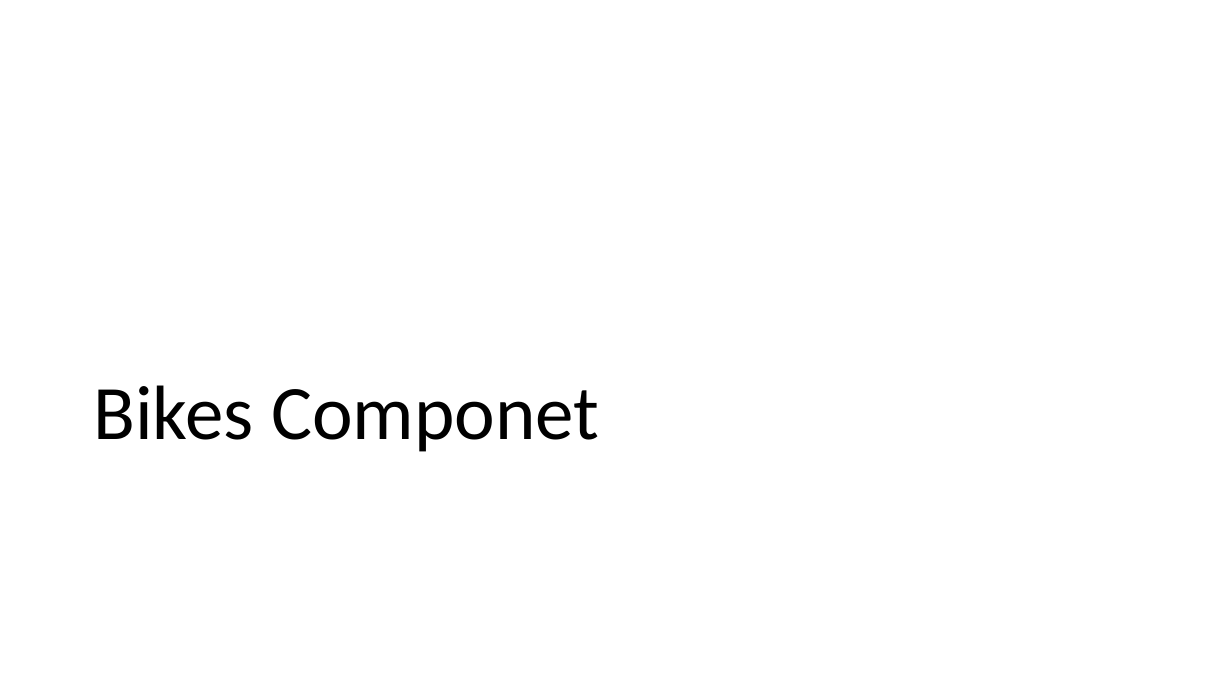
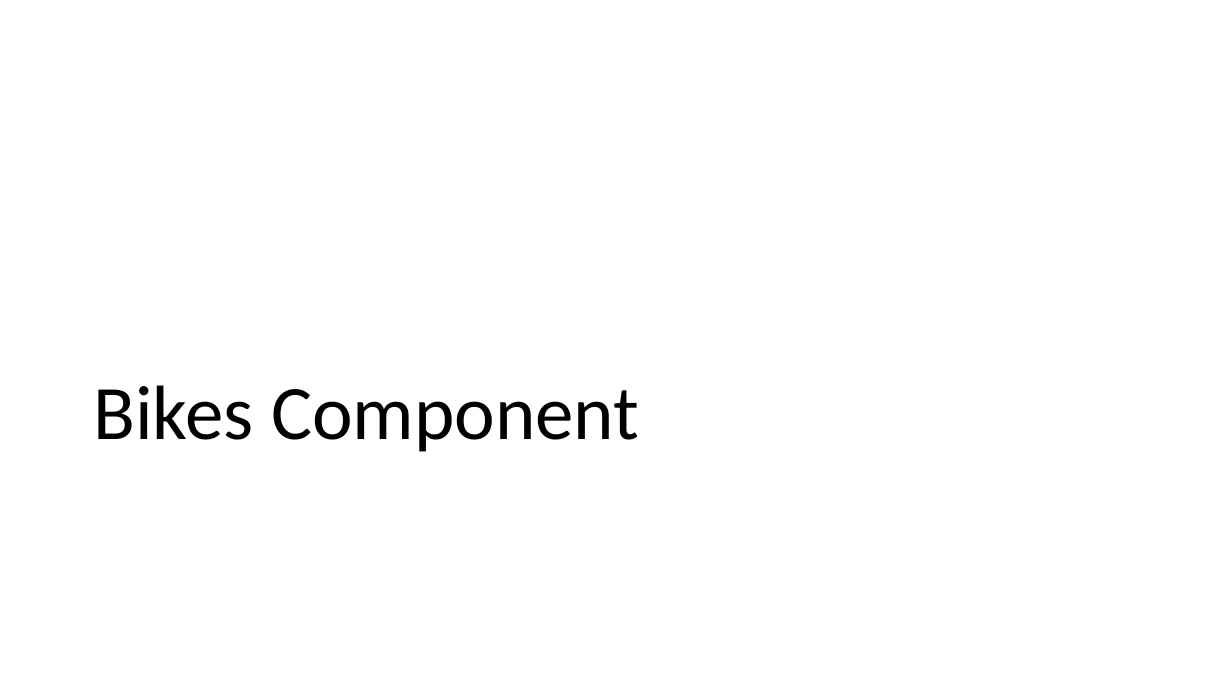
Before and after one commit to usri/ServerlessCloudNativeWorkshop, a slide deck: slide 35 of Creating a serverless cloud native app on Azure.pptx. Drawn at 1232x693 pixels with LibreOffice and Linux fonts; fonts in the diff are those of the drawing. Boxes give left, top, right and bottom in pixels: in the first picture for what was removed or moved away, otherwise in the second. Text is boxed around its words. In the diff, an @@ line names an element or a change of style, - is before the commit and + after.

```diff
--- a/Creating a serverless cloud native app on Azure.pptx
+++ b/Creating a serverless cloud native app on Azure.pptx
@@ title at [93,385,639,452]: text changed @@
-Bikes Componet
+Bikes Component
```
Also in this commit, not shown: 2 other slides changed, 1 other file.
